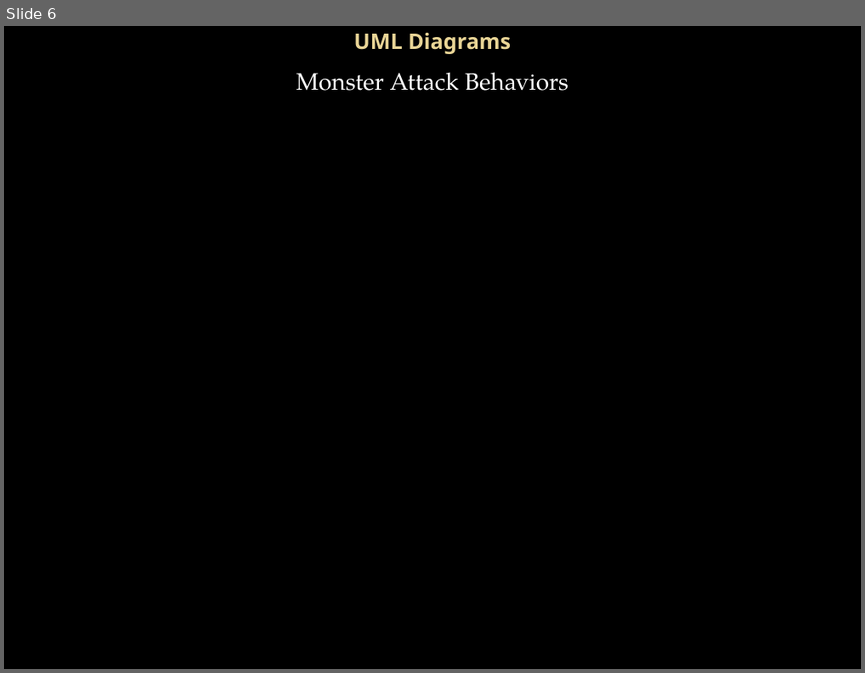
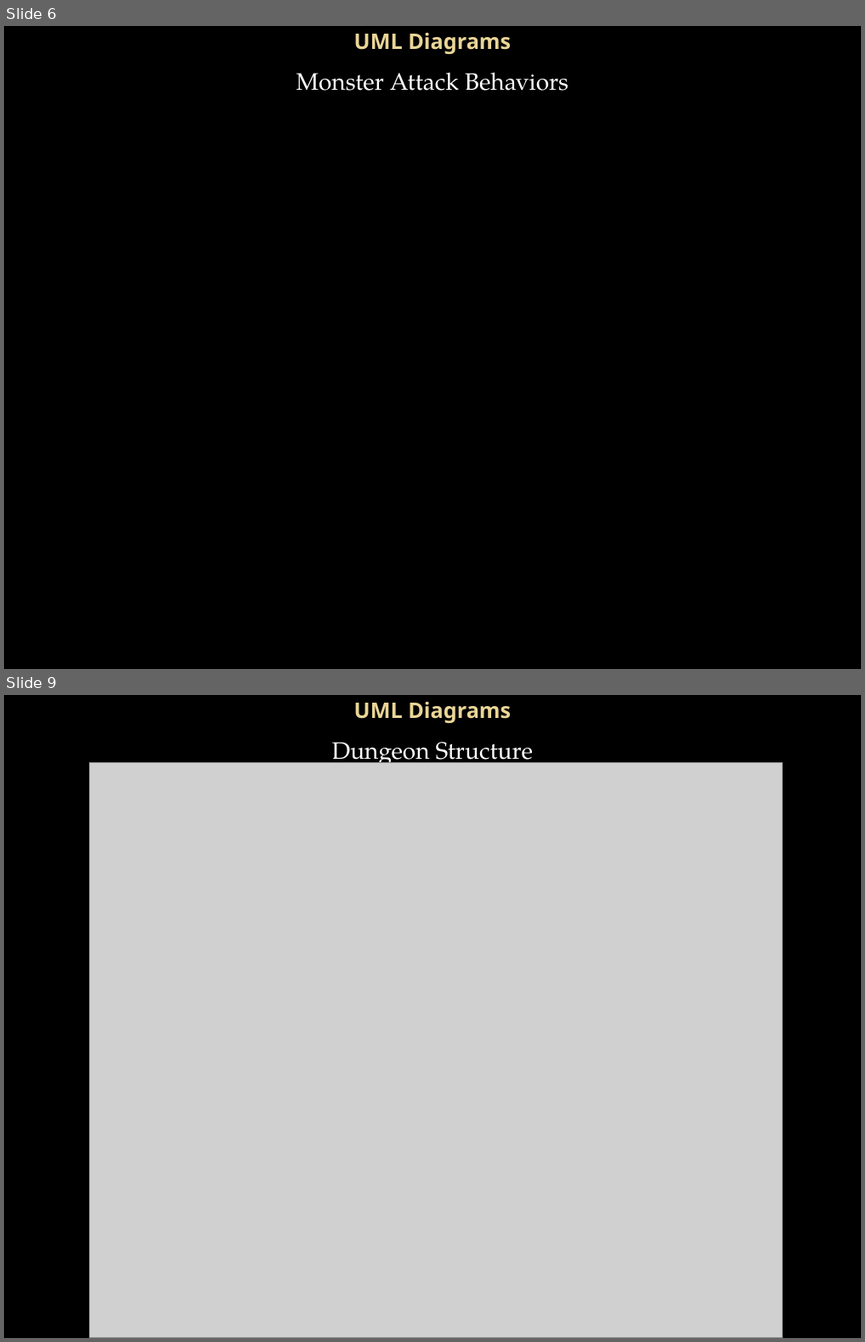
Before and after one commit to mattsw/CSCD454FinalProject, a slide deck: Project Documents/FinalPresentation.pptx. Shown one above the other, each under a label of ours: slide 6 before the commit, slides 6 and 9 after it; the slides between them are not shown. The pictures are 865x673 and 865x1342 pixels, drawn with LibreOffice and Linux fonts; fonts in the diff are those of the drawing; grey boxes stand for pictures; background and template pictures are left out. Boxes give left, top, right and bottom in pixels: in the first picture for what was removed or moved away, otherwise in the second. Text is boxed around its words. In the diff, an @@ line names an element or a change of style, - is before the commit and + after.

```diff
--- a/Project Documents/FinalPresentation.pptx
+++ b/Project Documents/FinalPresentation.pptx
@@ slide 9 added at <box>4,695,861,1338</box>, background picture (left out) @@
@@ title added at <box>354,702,511,723</box>, 18 pt, text gradient #EAD696 to #E7D081, bold @@
+UML Diagrams
@@ text added at <box>332,742,533,768</box>, 20 pt, text #FFFFFF @@
+Dungeon Structure
@@ picture added at <box>90,763,782,1338</box> @@
```
Also in this commit, not shown: 3 other slides added.
